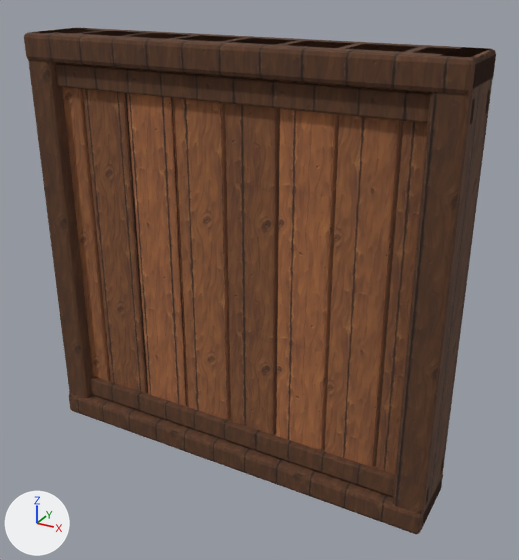
Before and after pictures for a commit that changed the glTF model assets/models/build/wall__plank_root.glb.
Before and after are seen from a 50 mm lens placed at (1.56, -2.63, 2.28), pointed at (0.1, 0.03, 0.95). Lighting does not change. The marker at lower left points along +X, +Y and +Z. The first picture is the older version. Vertices at exactly the same position are counted once.

Before the edit, the objects in view are built like this:
```python
me_cube_015 = bpy.data.meshes.new('Cube.015')
me_cube_015.from_pydata(...)  # 1168 vertices, 2240 faces; spans x -1.0..1.0, y -0.18..0.18, z 0.0..2.0
# faces by material slot: [864, 324, 324, 216, 192, 128, 192]
me_cube_015.materials.append(mat_wood_dark)  # picture img_wood_dark
me_cube_015.materials.append(mat_wood_a)  # picture img_wood_a
me_cube_015.materials.append(mat_wood_b)  # picture img_wood_b
me_cube_015.materials.append(mat_wood_c)  # picture img_wood_c
me_cube_015.materials.append(mat_iron_a)  # picture img_iron_a
me_cube_015.materials.append(mat_iron_b)  # picture img_iron_b
me_cube_015.materials.append(mat_iron_c)  # picture img_iron_c
ob_model = bpy.data.objects.new('model', me_cube_015)
ob_model.location = (0.0, 0.0, 0.0)
```
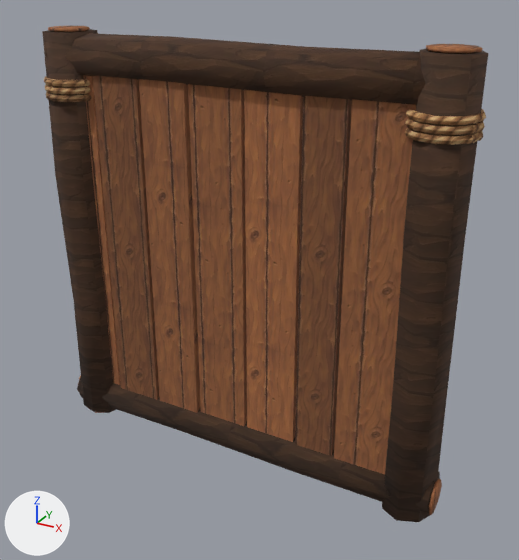
Pixel boxes [x1, y1, x2, y2] of what changed, in the pictures (519 x 560 px; the box of a moved part takes in the faces that stretch with it):
'model', reshaped: before [24, 28, 496, 534]; after [42, 26, 488, 522]
part 1 of me_cube_015, rebuilt: before [69, 393, 443, 534]; after [77, 376, 440, 517]
part 2 of me_cube_015, rebuilt: before [24, 28, 496, 94]; after [46, 33, 426, 105]
part 3 of me_cube_015, rebuilt: before [127, 33, 190, 406]; after [139, 79, 200, 413]
part 4 of me_cube_015, rebuilt: before [28, 28, 93, 399]; after [42, 29, 117, 413]
part 5 of me_cube_015, rebuilt: before [225, 38, 297, 434]; after [244, 90, 303, 442]
part 6 of me_cube_015, rebuilt: before [325, 44, 417, 467]; after [334, 99, 416, 474]
part 7 of me_cube_015, rebuilt: before [38, 28, 111, 381]; after [83, 75, 120, 385]
part 8 of me_cube_015, rebuilt: before [276, 41, 356, 450]; after [295, 95, 352, 456]
part 9 of me_cube_015, rebuilt: before [392, 47, 495, 527]; after [382, 49, 488, 522]
part 10 of me_cube_015, rebuilt (not visible afterwards): before [376, 47, 490, 474]
part 11 of me_cube_015, rebuilt: before [80, 31, 148, 393]; after [92, 75, 159, 400]
part 12 of me_cube_015, rebuilt (14% narrower, 11% shorter): before [174, 35, 243, 420]; after [188, 84, 247, 426]
part 13 of me_cube_015, cut back: before [55, 63, 490, 124]; after [44, 26, 486, 145]
part 14 of me_cube_015, moved or reshaped (mostly hidden afterwards): before [90, 376, 444, 503]; after [78, 375, 442, 515]

What changed in the scene script:
```text
Change me_cube_015:
    remove me_cube_015.from_pydata(...)  # 1168 vertices, 2240 faces; spans x -1.0..1.0, y -0.18..0.18, z 0.0..2.0
    remove me_cube_015.materials.append(mat_wood_dark)  # picture img_wood_dark
    add me_cube_015.from_pydata(...)  # 904 vertices, 1724 faces; spans x -1.02..1.02, y -0.14..0.14, z -0.02..2.02
    me_cube_015 part 1: the loose piece of 56 vertices spanning x -1.0..1.0, y -0.18..0.18, z 0.0..0.12 is rebuilt with 32 vertices and now spans x -1.0..1.0, y -0.1..0.11, z -0.01..0.21, in mat_bark_b (picture img_bark_b)
    me_cube_015 part 2: the loose piece of 56 vertices spanning x -1.0..1.0, y -0.18..0.18, z 1.88..2.0 is rebuilt with 32 vertices and now spans x -0.95..0.95, y -0.1..0.11, z 1.79..2.0, in mat_bark_c (picture img_bark_c)
    me_cube_015 part 3: the loose piece of 56 vertices spanning x -0.49..-0.26, y -0.11..0.11, z 0.0..2.0 is rebuilt with 20 vertices and now spans x -0.46..-0.22, y -0.06..0.05, z 0.08..1.92, in mat_wood_a (picture img_wood_a)
    me_cube_015 part 4: the loose piece of 56 vertices spanning x -1.0..-0.86, y -0.17..0.17, z 0.0..2.0 is rebuilt with 32 vertices and now spans x -1.0..-0.76, y -0.12..0.12, z 0.0..2.0, in mat_bark_a (picture img_bark_a)
    me_cube_015 part 5: the loose piece of 56 vertices spanning x 0.01..0.24, y -0.11..0.11, z 0.0..2.0 is rebuilt with 20 vertices and now spans x 0.07..0.32, y -0.04..0.06, z 0.08..1.92, in mat_wood_c (picture img_wood_c)
    me_cube_015 part 6: the loose piece of 56 vertices spanning x 0.51..0.74, y -0.11..0.11, z 0.0..2.0 is rebuilt with 20 vertices and now spans x 0.54..0.8, y -0.06..0.04, z 0.08..1.93
    me_cube_015 part 7: the loose piece of 56 vertices spanning x -0.99..-0.76, y -0.11..0.11, z 0.0..2.0 is rebuilt with 20 vertices and now spans x -0.95..-0.74, y -0.04..0.05, z 0.08..1.91, in mat_wood_c (picture img_wood_c)
    me_cube_015 part 8: the loose piece of 56 vertices spanning x 0.26..0.49, y -0.11..0.11, z 0.0..2.0 is rebuilt with 20 vertices and now spans x 0.33..0.52, y -0.05..0.05, z 0.08..1.92, in mat_wood_b (picture img_wood_b)
    me_cube_015 part 9: the loose piece of 56 vertices spanning x 0.86..1.0, y -0.17..0.17, z 0.0..2.0 is rebuilt with 32 vertices and now spans x 0.76..1.01, y -0.14..0.14, z 0.0..2.0, in mat_bark_a (picture img_bark_a)
    me_cube_015 part 10: the loose piece of 56 vertices spanning x 0.76..0.99, y -0.11..0.11, z 0.0..2.0 is rebuilt with 20 vertices and now spans x 0.82..0.95, y -0.06..0.05, z 0.08..1.93
    me_cube_015 part 11: the loose piece of 56 vertices spanning x -0.74..-0.51, y -0.11..0.11, z 0.0..2.0 is rebuilt with 20 vertices and now spans x -0.72..-0.47, y -0.06..0.04, z 0.08..1.93
    me_cube_015 part 12: the loose piece of 56 vertices spanning x -0.24..-0.01, y -0.11..0.11, z 0.0..2.0 is rebuilt with 20 vertices and now spans x -0.21..0.05, y -0.05..0.06, z 0.08..1.92
    me_cube_015 part 13: 112 vertices removed from x -1.0..1.0, y -0.14..0.14, z 1.77..1.87; 496 vertices added at x -1.02..1.02, y -0.14..0.14, z 1.7..2.02
    me_cube_015 part 14: 112 vertices removed from x -1.0..1.0, y -0.14..0.14, z 0.13..0.23; 120 vertices added at x -1.02..1.02, y -0.1..0.11, z -0.02..1.08
    other edits to the shape of me_cube_015 do not show in these pictures
    remove me_cube_015.materials.append(mat_iron_a)  # picture img_iron_a
    remove me_cube_015.materials.append(mat_iron_b)  # picture img_iron_b
    remove me_cube_015.materials.append(mat_iron_c)  # picture img_iron_c
    add me_cube_015.materials.append(mat_greywood_a)  # picture img_greywood_a
    add me_cube_015.materials.append(mat_bark_b)  # picture img_bark_b
    add me_cube_015.materials.append(mat_bark_a)  # picture img_bark_a
    add me_cube_015.materials.append(mat_rope_b)  # picture img_rope_b
    add me_cube_015.materials.append(mat_rope_a)  # picture img_rope_a
    add me_cube_015.materials.append(mat_rope_c)  # picture img_rope_c
    add me_cube_015.materials.append(mat_bark_c)  # picture img_bark_c
```
